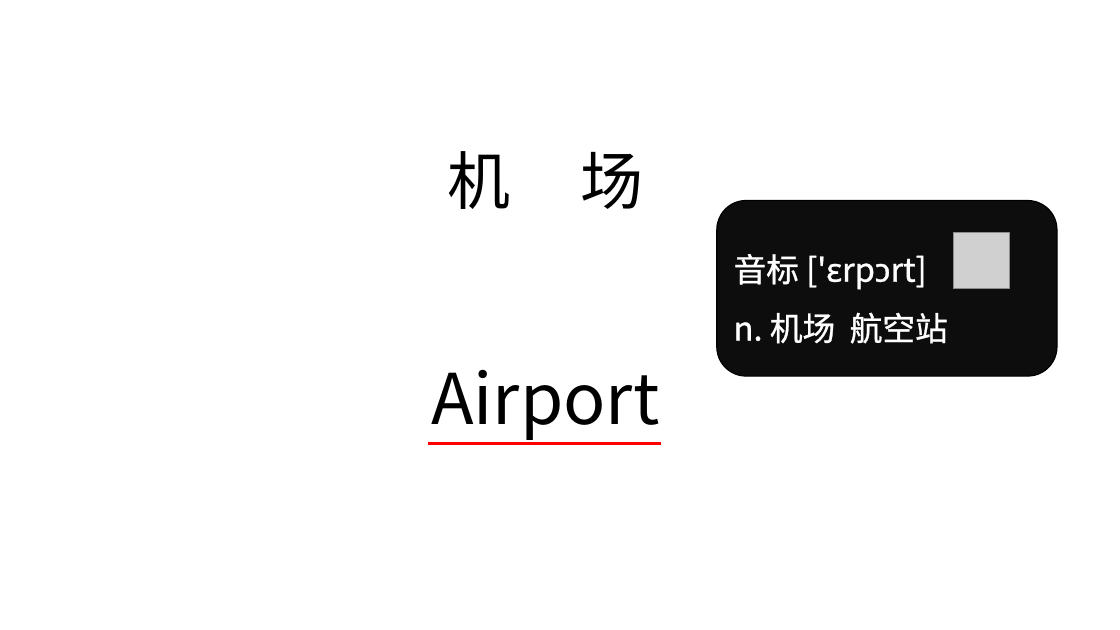
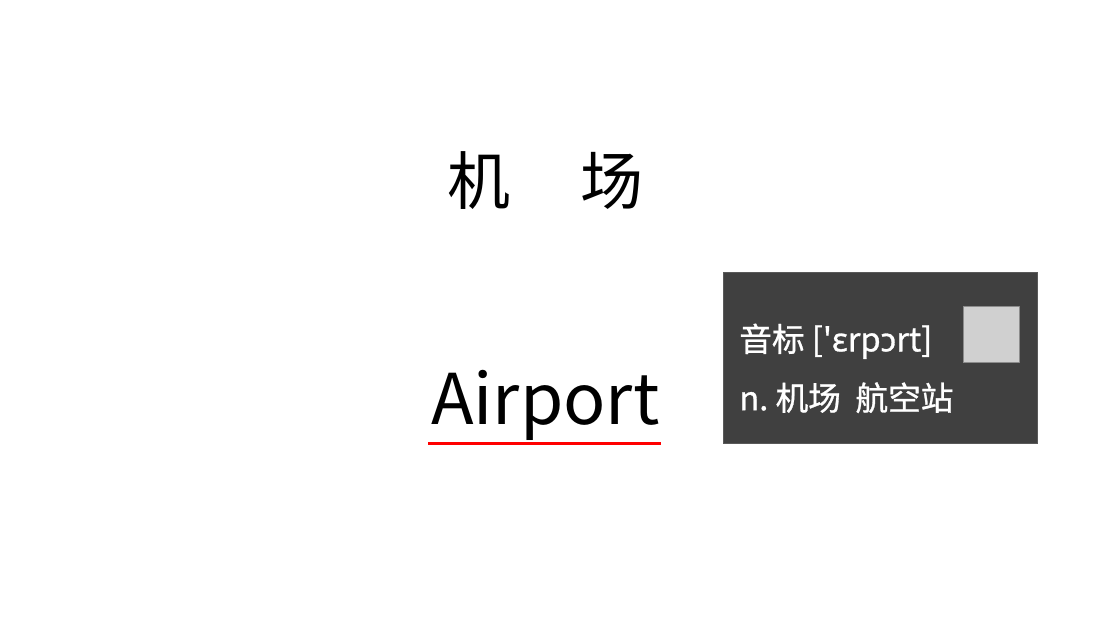
Before and after one commit to dlovegrace/english-teaching, a slide deck: slide 2 of airport sign.pptx. Drawn at 1120x630 pixels with LibreOffice and Linux fonts; fonts in the diff are those of the drawing; grey boxes stand for pictures. Boxes give left, top, right and bottom in pixels: in the first picture for what was removed or moved away, otherwise in the second. Text is boxed around its words. In the diff, an @@ line names an element or a change of style, - is before the commit and + after.

Commit message:
完成了ppt中机场介绍以及跑道介绍部分，添加了相关的音标以及音频

```diff
--- a/airport sign.pptx
+++ b/airport sign.pptx
@@ rectangle "音标 ['ɛrpɔrt]": place and size @@
-rectangle "音标 ['ɛrpɔrt]" at [717,201,1057,376]
+rectangle "音标 ['ɛrpɔrt]" at [724,272,1038,443]
@@ rectangle "音标 ['ɛrpɔrt]" at [724,272,1038,443]: rounded rectangle to rectangle; fill #0D0D0D to #404040; outline #000000 1 pt to #595959 1 pt @@
@@ picture: place and size @@
-picture at [954,233,1010,289]
+picture at [964,307,1020,363]
```
Also in this commit, not shown: 3 other slides changed, 6 slides added, 1 slide removed, 1 other file.
